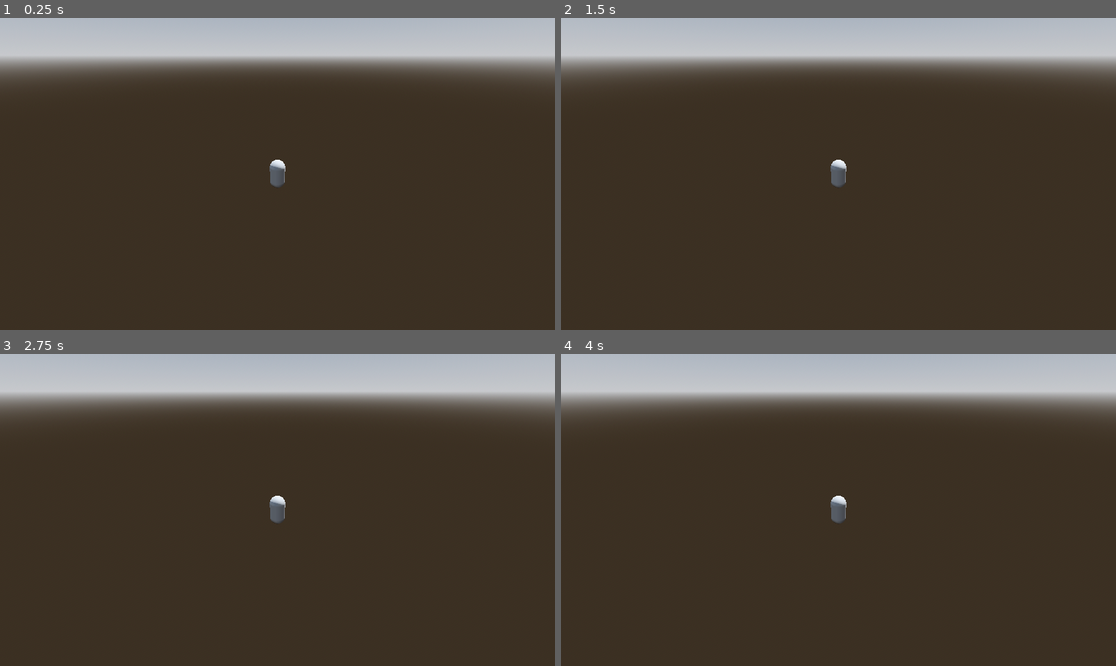
Above: before the commit, frames 1-4 (two rows, left to right).
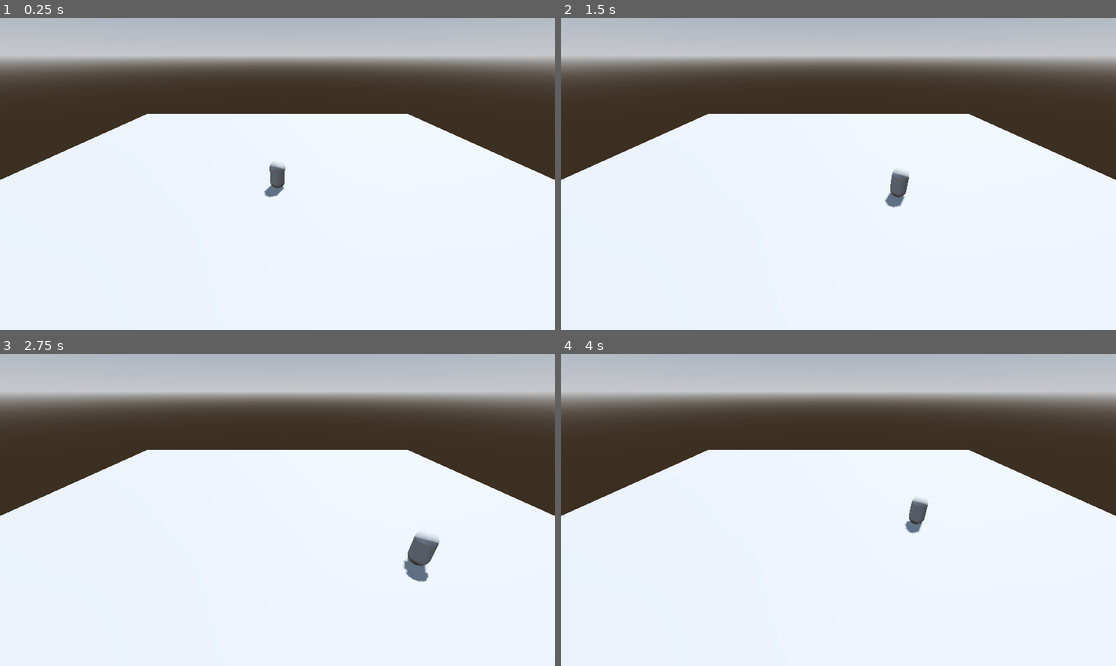
Above: after the commit, the same moments.

Repository: BartoszDembek/3DPlayerMovementGodot
Game: Godot game, scene res://Levels/level.tscn
The game is run twice, just before and just after one commit, with the same random seed, the same clock (stepped at 60 frames per second) and the same inputs.
Inputs:
- Up to frame 1 (0.25 s): no input
- Up to frame 2 (1.5 s): tap Enter (ui_accept) at 0.5, 0.6, 0.77, 1.07, 1.35 s; hold Right (ui_right) 0.53-1.28 s; hold Down (ui_down) from 1.28 s (still down)
- Up to frame 3 (2.75 s): tap Enter (ui_accept) at 1.52, 1.82, 2.1 s; release Down (ui_down) at 2.03 s; hold Right (ui_right) from 2.03 s (still down)
- Up to frame 4 (4 s): release Right (ui_right) at 2.78 s; hold Up (ui_up) 2.78-3.53 s; tap Enter (ui_accept) at 2.85, 3.02, 3.32, 3.6, 3.77 s; hold Left (ui_left) from 3.53 s (still down)

The runs differ from the first frame. In frame 1, 63% of the frame differs, in the area x 0-100%, y 30-100%; in frame 2, 64%; in frame 3, 64%; in frame 4, 64%.

Commit message:
Add enviroment, add to player basic movement script

Diff:
--- /dev/null
+++ b/Entities/Player/player.gd
@@ -0,0 +1,28 @@
+extends CharacterBody3D
+
+
+const SPEED = 5.0
+const JUMP_VELOCITY = 4.5
+
+
+func _physics_process(delta: float) -> void:
+	# Add the gravity.
+	if not is_on_floor():
+		velocity += get_gravity() * delta
+
+	# Handle jump.
+	if Input.is_action_just_pressed("ui_accept") and is_on_floor():
+		velocity.y = JUMP_VELOCITY
+
+	# Get the input direction and handle the movement/deceleration.
+	# As good practice, you should replace UI actions with custom gameplay actions.
+	var input_dir := Input.get_vector("ui_left", "ui_right", "ui_up", "ui_down")
+	var direction := (transform.basis * Vector3(input_dir.x, 0, input_dir.y)).normalized()
+	if direction:
+		velocity.x = direction.x * SPEED
+		velocity.z = direction.z * SPEED
+	else:
+		velocity.x = move_toward(velocity.x, 0, SPEED)
+		velocity.z = move_toward(velocity.z, 0, SPEED)
+
+	move_and_slide()
--- a/Entities/Player/player.tscn
+++ b/Entities/Player/player.tscn
@@ -1,10 +1,13 @@
-[gd_scene load_steps=3 format=3 uid="uid://dyhoemmvp2oew"]
+[gd_scene load_steps=4 format=3 uid="uid://dyhoemmvp2oew"]
+
+[ext_resource type="Script" path="res://Entities/Player/player.gd" id="1_lc7ur"]
 
 [sub_resource type="CapsuleMesh" id="CapsuleMesh_ls78l"]
 
 [sub_resource type="CapsuleShape3D" id="CapsuleShape3D_mvytk"]
 
 [node name="Player" type="CharacterBody3D"]
+script = ExtResource("1_lc7ur")
 
 [node name="MeshInstance3D" type="MeshInstance3D" parent="."]
 transform = Transform3D(1, 0, 0, 0, 1, 0, 0, 0, 1, 0, 1, 0)
--- a/Levels/level.tscn
+++ b/Levels/level.tscn
@@ -1,6 +1,9 @@
-[gd_scene load_steps=5 format=3 uid="uid://cuk8j2pw2pqpj"]
+[gd_scene load_steps=6 format=3 uid="uid://cuk8j2pw2pqpj"]
 
 [ext_resource type="PackedScene" uid="uid://dyhoemmvp2oew" path="res://Entities/Player/player.tscn" id="1_v5ayo"]
+
+[sub_resource type="BoxShape3D" id="BoxShape3D_uu8to"]
+size = Vector3(40, 0.5, 40)
 
 [sub_resource type="ProceduralSkyMaterial" id="ProceduralSkyMaterial_e8mlh"]
 sky_horizon_color = Color(0.64625, 0.65575, 0.67075, 1)
@@ -17,6 +20,17 @@
 
 [node name="Level" type="Node3D"]
 
+[node name="Enviroment" type="Node3D" parent="."]
+
+[node name="StaticBody3D" type="StaticBody3D" parent="Enviroment"]
+transform = Transform3D(1, 0, 0, 0, 1, 0, 0, 0, 1, 0, -0.25, 0)
+
+[node name="CSGBox3D" type="CSGBox3D" parent="Enviroment/StaticBody3D"]
+size = Vector3(40, 0.5, 40)
+
+[node name="CollisionShape3D" type="CollisionShape3D" parent="Enviroment/StaticBody3D"]
+shape = SubResource("BoxShape3D_uu8to")
+
 [node name="WorldEnvironment" type="WorldEnvironment" parent="."]
 environment = SubResource("Environment_06o6b")
 
